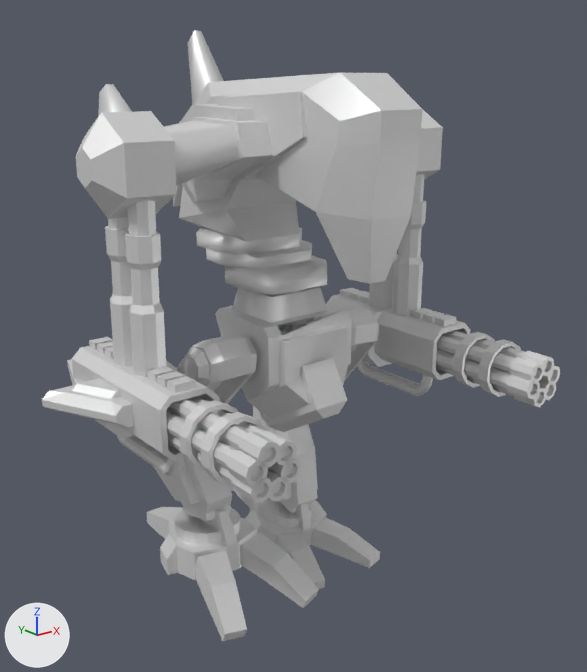
The glTF model glb/armraz.glb: old version first, new version second.
Rendered twice from a 50 mm lens placed at (-64.0, -82.9, 70.7), pointed at (2.7, 0.6, 37.3). Lighting does not change. The marker at lower left points along +X, +Y and +Z. The older version comes first. Both versions are drawn at frame 17 of the action 'Fire_1'; the numbers are the values there.

The first picture shows 'lbarrel', 'lcannon', 'lleg', 'luparm', 'pelvis', 'rbarrel', 'rcannon', 'rflimb', 'rfoot', 'rleg', 'rthigh', 'ruparm', 'torso' and 9 more.
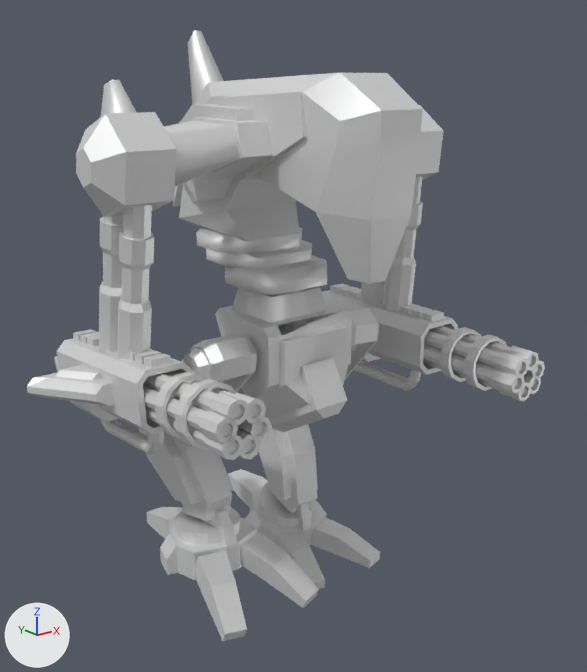
Pixel boxes (x1, y1, x2, y2) of what changed, in the pictures (587 x 672 px):
'rcannon', turned: before (42, 337, 220, 476); after (27, 329, 196, 455)
'rbarrel', turned: before (166, 396, 302, 503); after (143, 371, 272, 460)
'ruparm', turned: before (76, 84, 177, 236); after (76, 80, 177, 239)
'lbarrel', turned: before (436, 331, 560, 407); after (423, 326, 545, 401)
'lcannon', turned: before (326, 288, 470, 396); after (322, 284, 458, 391)
'rflimb', turned: before (125, 232, 166, 377); after (117, 231, 154, 360)
'rblimb', turned: before (105, 226, 133, 366); after (99, 217, 123, 353)
'lflimb', turned: before (392, 201, 426, 316); after (383, 202, 423, 312)
'luparm', turned: before (413, 109, 443, 203); after (412, 105, 444, 204)
'lblimb', turned: before (369, 253, 398, 309); after (360, 281, 386, 305)

The change, as a list of edits to the scene's bpy script:
```text
Change ob_ruparm:
    ob_ruparm.rotation_euler: (-0.0349, 0.0, 0.0) -> (0.14, 0.0, 0.0)  # degrees (-2, 0, 0) -> degrees (8, 0, 0)
Change ob_rcannon:
    ob_rcannon.rotation_euler: (-0.0294, 0.0, 0.0) -> (-0.279, 0.0, 0.0)  # degrees (-1.7, 0, 0) -> degrees (-16, 0, 0)
Change ob_luparm:
    ob_luparm.rotation_euler: (-0.0349, 0.0, 0.0) -> (0.0494, 0.0, 0.0)  # degrees (-2, 0, 0) -> degrees (2.8, 0, 0)
Change ob_lcannon:
    ob_lcannon.rotation_euler: (-0.0119, 0.0, 0.0) -> (-0.0916, 0.0, 0.0)  # degrees (-0.7, 0, 0) -> degrees (-5.2, 0, 0)
```
